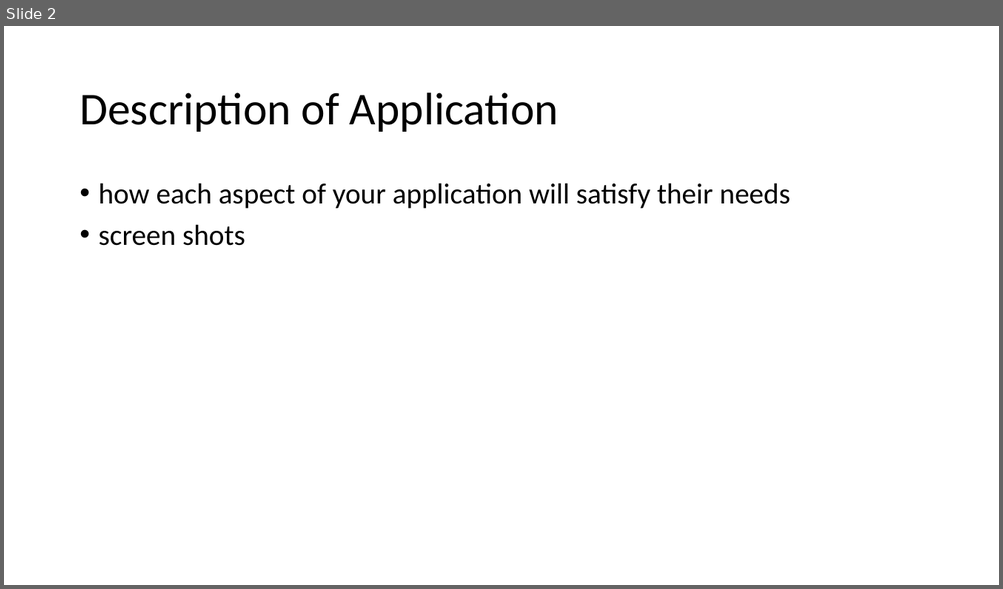
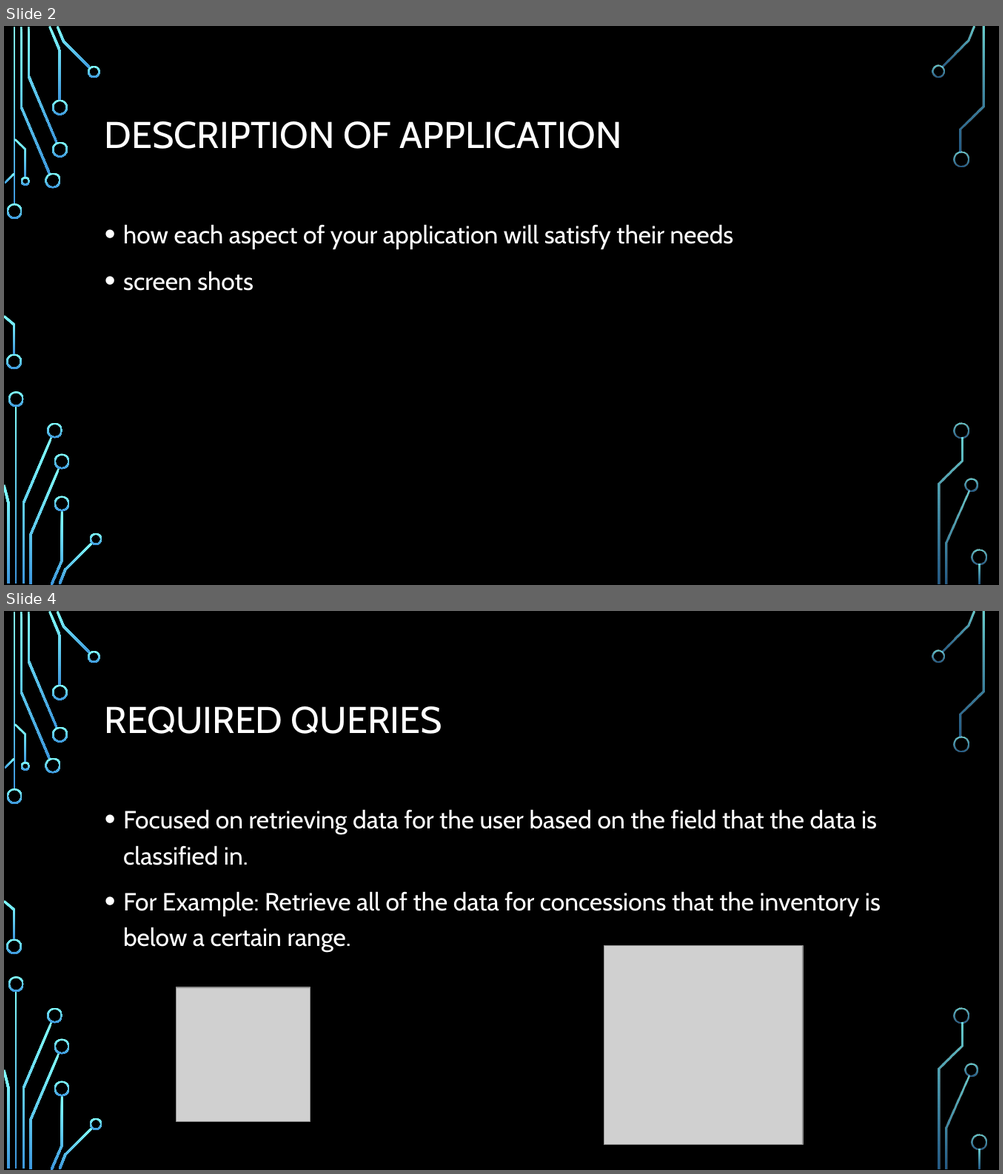
Before and after one commit to KathLevi/TheaterApp, a slide deck: Database Final Presentation.pptx. Shown one above the other, each under a label of ours: slide 2 before the commit, slides 2 and 4 after it; the slides between them are not shown. The pictures are 1003x589 and 1003x1174 pixels, drawn with LibreOffice and Linux fonts; fonts in the diff are those of the drawing; grey boxes stand for pictures; background and template pictures are left out. Boxes give left, top, right and bottom in pixels: in the first picture for what was removed or moved away, otherwise in the second. Text is boxed around its words. In the diff, an @@ line names an element or a change of style, - is before the commit and + after.

```diff
--- a/Database Final Presentation.pptx
+++ b/Database Final Presentation.pptx
@@ slide 4 added at box(4, 611, 999, 1170), background picture (left out); not listed: 36 template elements that a slide beside it also shows @@
@@ title added at box(105, 706, 442, 734), 36 pt, text #FFFFFF @@
+REQUIRED QUERIES
@@ text added at box(123, 809, 880, 952), 24 pt, text #FFFFFF @@
+• Focused on retrieving data for the user based on the field that the data is classified in.
+• For Example: Retrieve all of the data for concessions that the inventory is below a certain range.
@@ picture added at box(604, 946, 803, 1145) @@
@@ picture added at box(176, 988, 310, 1122) @@
@@ slide 2 changed as well @@
@@ background #FFFFFF to picture (left out) @@
@@ title at box(105, 121, 622, 149): text changed; size 44 to 36 pt; font Calibri to Cabin; text colour #000000 to #FFFFFF @@
-Description of Application
+DESCRIPTION OF APPLICATION
@@ text "how each aspect of your ...": place and size @@
-text "how each aspect of your ..." at box(99, 183, 790, 246)
+text "how each aspect of your ..." at box(123, 224, 734, 291)
@@ text "how each aspect of your ..." at box(123, 224, 734, 291): size 28 to 24 pt, font Calibri to Cabin, text colour #000000 to #FFFFFF; line spacing 0.9 to 1.2 @@
@@ group added at box(4, 26, 987, 585): 33 freeform shapes, 3 rectangles @@
```
Also in this commit, not shown: 5 other slides changed, 1 other slide added, 2 slides removed.
